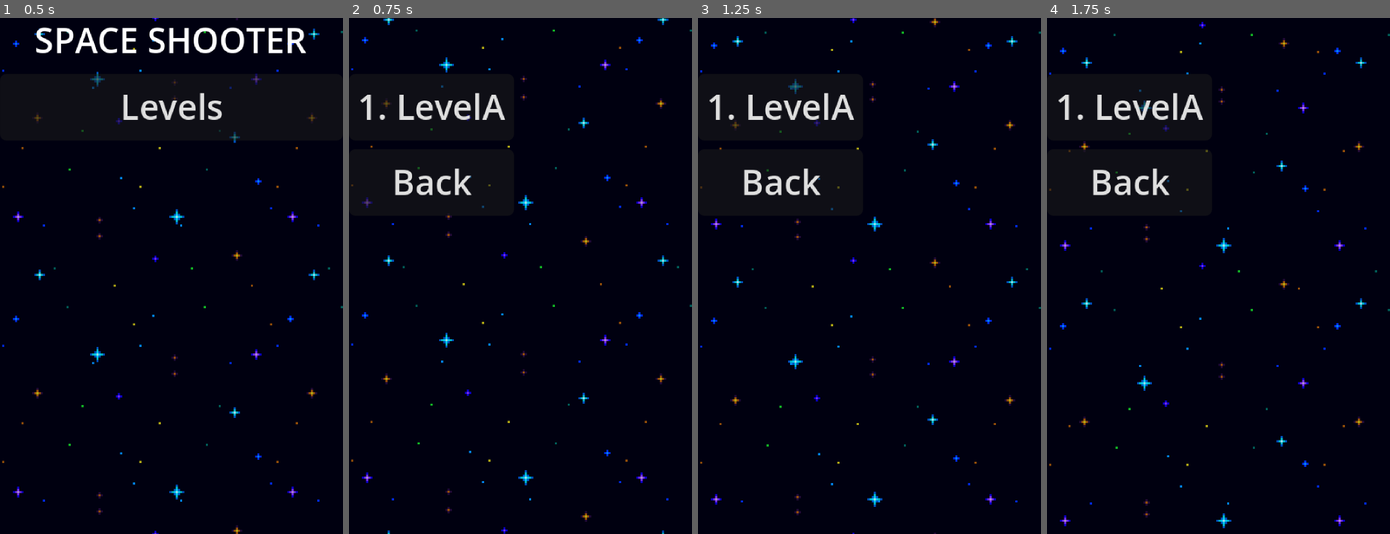
Above: before the commit, frames 1-4 (left to right).
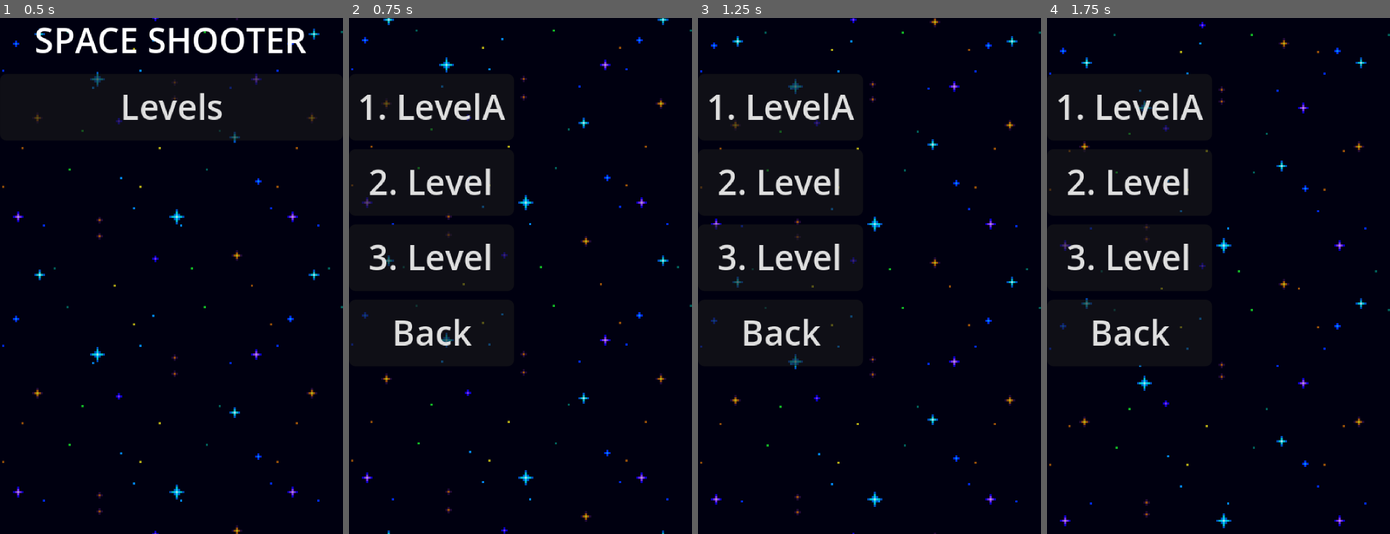
Above: after the commit, the same moments.

Repository: Nicolasult/SpaceShooterPOC
Game: Godot game, scene res://content/ui/main_menu.tscn
Same seed, same stepped clock (60 frames per second), same inputs: the game is played once before the commit and once after it.
Inputs:
- Up to frame 1 (0.5 s): no input
- Up to frame 2 (0.75 s): click "Levels" at 0.5 s
- Up to frame 3 (1.25 s): no input
- Up to frame 4 (1.75 s): hold Right (ui_right) from 1.28 s (still down)

Frame 1 is identical in both runs. In frame 2, 2.2% of the frame differs, in the area x 0-47%, y 29-67%; in frame 3, 2.3%, in the area x 0-47%, y 29-68%; in frame 4, 2.2%.

Commit message:
levels B and C setup

Diff:
--- a/content/levels/level_end_overlay.gd
+++ b/content/levels/level_end_overlay.gd
@@ -30,12 +30,3 @@
 func show_message(text: String, sub: String = "") -> void:
 	visible = true
 	if _msg: _msg.text = text
-	if _sub: _sub.text = sub
-
-	# Effet de fondu sur le Control (CanvasLayer n'a pas "modulate")
-	if _root:
-		_root.modulate.a = 0.0
-		create_tween().tween_property(_root, "modulate:a", 1.0, 0.25)
-
-func hide_now() -> void:
-	visible = false
--- a/content/ui/LevelBInfo.tres
+++ b/content/ui/LevelBInfo.tres
@@ -1,10 +1,12 @@
-[gd_resource type="Resource" script_class="LevelInfo" load_steps=2 format=3 uid="uid://ci8nwht37cm63"]
+[gd_resource type="Resource" script_class="LevelInfo" load_steps=3 format=3 uid="uid://ci8nwht37cm63"]
 
 [ext_resource type="Script" uid="uid://bx2a55eka3v4o" path="res://content/ui/level_info.gd" id="1_315es"]
+[ext_resource type="PackedScene" uid="uid://dbolddunck43a" path="res://level_b.tscn" id="1_mdi6n"]
 
 [resource]
 script = ExtResource("1_315es")
 title = "Level"
+scene = ExtResource("1_mdi6n")
 description = ""
 unlocked = true
 metadata/_custom_type_script = "uid://bx2a55eka3v4o"
--- a/content/ui/LevelCInfo.tres
+++ b/content/ui/LevelCInfo.tres
@@ -1,10 +1,12 @@
-[gd_resource type="Resource" script_class="LevelInfo" load_steps=2 format=3 uid="uid://yb2bpm5pyyo4"]
+[gd_resource type="Resource" script_class="LevelInfo" load_steps=3 format=3 uid="uid://yb2bpm5pyyo4"]
 
+[ext_resource type="PackedScene" uid="uid://crol20pkuysfj" path="res://level_c.tscn" id="1_e76p0"]
 [ext_resource type="Script" uid="uid://bx2a55eka3v4o" path="res://content/ui/level_info.gd" id="1_s8iwn"]
 
 [resource]
 script = ExtResource("1_s8iwn")
 title = "Level"
+scene = ExtResource("1_e76p0")
 description = ""
 unlocked = true
 metadata/_custom_type_script = "uid://bx2a55eka3v4o"
--- a/content/ui/levels_menu.tscn
+++ b/content/ui/levels_menu.tscn
@@ -1,9 +1,11 @@
-[gd_scene load_steps=5 format=3 uid="uid://dvg45p27ro6ua"]
+[gd_scene load_steps=7 format=3 uid="uid://dvg45p27ro6ua"]
 
 [ext_resource type="Script" uid="uid://cg0g3yfw17nl7" path="res://content/ui/levels_menu.gd" id="1_0mlj3"]
 [ext_resource type="Script" uid="uid://bx2a55eka3v4o" path="res://content/ui/level_info.gd" id="2_wi266"]
 [ext_resource type="Resource" uid="uid://cxnrgvnukjpv8" path="res://content/ui/LevelAInfo.tres" id="3_tn5i1"]
+[ext_resource type="Resource" uid="uid://ci8nwht37cm63" path="res://content/ui/LevelBInfo.tres" id="4_gcsjl"]
 [ext_resource type="PackedScene" uid="uid://2g5gt6cvs7mi" path="res://content/effects/space_background.tscn" id="4_tn5i1"]
+[ext_resource type="Resource" uid="uid://yb2bpm5pyyo4" path="res://content/ui/LevelCInfo.tres" id="5_ry88m"]
 
 [node name="LevelsMenu" type="Control"]
 layout_mode = 3
@@ -11,7 +13,7 @@
 offset_right = 40.0
 offset_bottom = 40.0
 script = ExtResource("1_0mlj3")
-levels = Array[ExtResource("2_wi266")]([ExtResource("3_tn5i1")])
+levels = Array[ExtResource("2_wi266")]([ExtResource("3_tn5i1"), ExtResource("4_gcsjl"), ExtResource("5_ry88m")])
 
 [node name="SpaceBackground" parent="." instance=ExtResource("4_tn5i1")]
 
--- /dev/null
+++ b/level_b.tscn
@@ -0,0 +1,43 @@
+[gd_scene load_steps=10 format=3 uid="uid://dbolddunck43a"]
+
+[ext_resource type="Script" uid="uid://c8yrmck8mr0kj" path="res://level_a.gd" id="1_qa62b"]
+[ext_resource type="PackedScene" uid="uid://qkqmthai0gcw" path="res://content/ui/hud_health.tscn" id="2_wk58m"]
+[ext_resource type="PackedScene" uid="uid://2g5gt6cvs7mi" path="res://content/effects/space_background.tscn" id="3_rtw2i"]
+[ext_resource type="PackedScene" uid="uid://bexqof1csimsb" path="res://gameplay/spawning/spawner.tscn" id="4_fp5l4"]
+[ext_resource type="Script" uid="uid://dv3wx3aqf8rns" path="res://gameplay/spawning/wave.gd" id="5_aiace"]
+[ext_resource type="Resource" uid="uid://dn52loom37b8e" path="res://gameplay/spawning/level_a/wave_a1/wave1.tres" id="6_uskv3"]
+[ext_resource type="Script" uid="uid://iil5tspmd1jy" path="res://ui/wave_banner.gd" id="7_jme67"]
+[ext_resource type="PackedScene" uid="uid://dht6gjcl43n1b" path="res://content/player/player.tscn" id="8_md0re"]
+[ext_resource type="PackedScene" uid="uid://csp7hr8hyrpbr" path="res://content/levels/level_end_overlay.tscn" id="9_608ru"]
+
+[node name="LevelA" type="Node2D"]
+script = ExtResource("1_qa62b")
+
+[node name="HUDHealth" parent="." instance=ExtResource("2_wk58m")]
+visible = false
+
+[node name="SpaceBackground" parent="." instance=ExtResource("3_rtw2i")]
+
+[node name="Spawner" parent="." instance=ExtResource("4_fp5l4")]
+waves = Array[ExtResource("5_aiace")]([ExtResource("6_uskv3")])
+announce_banner_path = NodePath("../CanvasLayer/WaveBanner")
+
+[node name="CanvasLayer" type="CanvasLayer" parent="."]
+
+[node name="WaveBanner" type="Control" parent="CanvasLayer"]
+layout_mode = 3
+anchors_preset = 0
+offset_right = 40.0
+offset_bottom = 40.0
+script = ExtResource("7_jme67")
+label_path = NodePath("Label")
+
+[node name="Label" type="Label" parent="CanvasLayer/WaveBanner"]
+layout_mode = 0
+offset_right = 40.0
+offset_bottom = 23.0
+
+[node name="Player" parent="." instance=ExtResource("8_md0re")]
+position = Vector2(80, 205)
+
+[node name="LevelEndOverlay" parent="." instance=ExtResource("9_608ru")]
--- /dev/null
+++ b/level_c.tscn
@@ -0,0 +1,43 @@
+[gd_scene load_steps=10 format=3 uid="uid://crol20pkuysfj"]
+
+[ext_resource type="Script" uid="uid://c8yrmck8mr0kj" path="res://level_a.gd" id="1_ylsi7"]
+[ext_resource type="PackedScene" uid="uid://qkqmthai0gcw" path="res://content/ui/hud_health.tscn" id="2_ilmsl"]
+[ext_resource type="PackedScene" uid="uid://2g5gt6cvs7mi" path="res://content/effects/space_background.tscn" id="3_w7hqk"]
+[ext_resource type="PackedScene" uid="uid://bexqof1csimsb" path="res://gameplay/spawning/spawner.tscn" id="4_tdnhm"]
+[ext_resource type="Script" uid="uid://dv3wx3aqf8rns" path="res://gameplay/spawning/wave.gd" id="5_gswvq"]
+[ext_resource type="Resource" uid="uid://dn52loom37b8e" path="res://gameplay/spawning/level_a/wave_a1/wave1.tres" id="6_aqaw5"]
+[ext_resource type="Script" uid="uid://iil5tspmd1jy" path="res://ui/wave_banner.gd" id="7_lqu7g"]
+[ext_resource type="PackedScene" uid="uid://dht6gjcl43n1b" path="res://content/player/player.tscn" id="8_ic175"]
+[ext_resource type="PackedScene" uid="uid://csp7hr8hyrpbr" path="res://content/levels/level_end_overlay.tscn" id="9_3eatm"]
+
+[node name="LevelA" type="Node2D"]
+script = ExtResource("1_ylsi7")
+
+[node name="HUDHealth" parent="." instance=ExtResource("2_ilmsl")]
+visible = false
+
+[node name="SpaceBackground" parent="." instance=ExtResource("3_w7hqk")]
+
+[node name="Spawner" parent="." instance=ExtResource("4_tdnhm")]
+waves = Array[ExtResource("5_gswvq")]([ExtResource("6_aqaw5")])
+announce_banner_path = NodePath("../CanvasLayer/WaveBanner")
+
+[node name="CanvasLayer" type="CanvasLayer" parent="."]
+
+[node name="WaveBanner" type="Control" parent="CanvasLayer"]
+layout_mode = 3
+anchors_preset = 0
+offset_right = 40.0
+offset_bottom = 40.0
+script = ExtResource("7_lqu7g")
+label_path = NodePath("Label")
+
+[node name="Label" type="Label" parent="CanvasLayer/WaveBanner"]
+layout_mode = 0
+offset_right = 40.0
+offset_bottom = 23.0
+
+[node name="Player" parent="." instance=ExtResource("8_ic175")]
+position = Vector2(80, 205)
+
+[node name="LevelEndOverlay" parent="." instance=ExtResource("9_3eatm")]
